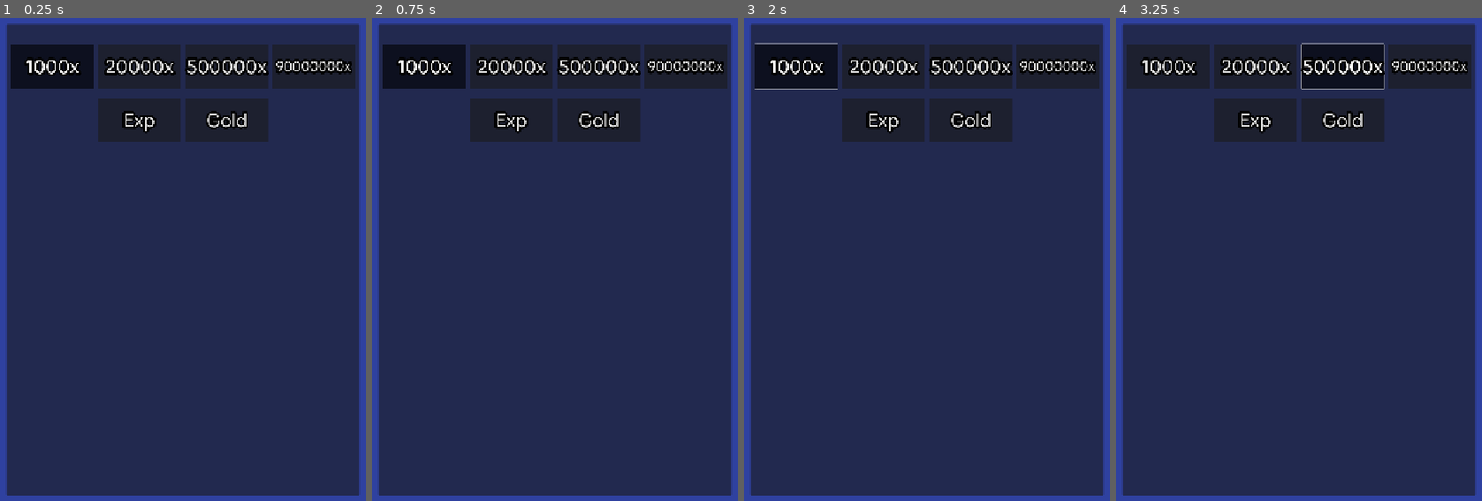
Above: before the commit, frames 1-4 (left to right).
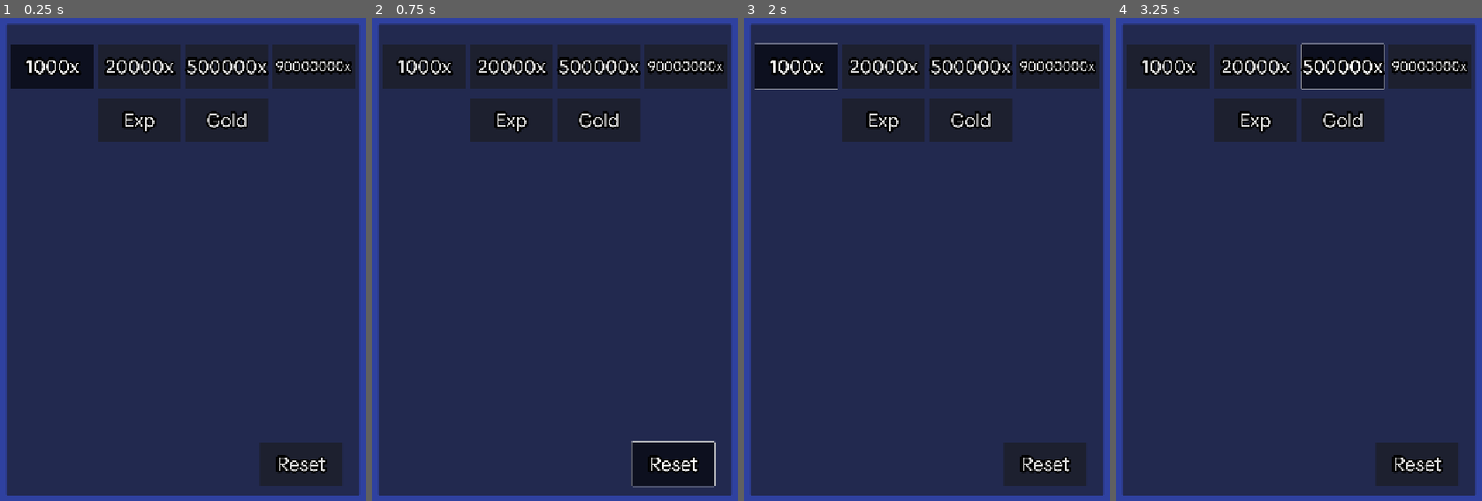
Above: after the commit, the same moments.

Repository: Nano95/project_RUNES
Game: Godot game, scene res://Scenes/DebugPanel.tscn
Same seed, same stepped clock (60 frames per second), same inputs: the game is played once before the commit and once after it. This scene is started directly instead of the project's main scene.
Inputs (mouse positions are in pixels of both pictures, inside the frame that each line leads up to):
- Up to frame 1 (0.25 s): no input
- Up to frame 2 (0.75 s): click (672, 462) at 0.5 s, where only the run after the commit has a clickable "Reset"
- Up to frame 3 (2 s): click "1000x" at 1.25 s
- Up to frame 4 (3.25 s): click "20000x" at 2 s; click "500000x" at 2.75 s

The runs differ from the first frame. In frame 1, 2.0% of the frame differs, in the area x 71-94%, y 87-97%; in frame 2, 2.4%, in the area x 7-94%, y 8-98%; in frame 3, 2.0%; in frame 4, 2.0%.
Error after the commit: Invalid call. Nonexistent function 'spawn_to_top_ui_layer' in base 'Nil'. (res://Scripts/DebugPanel.gd:68)

Commit message:
Added a reset data button

Diff:
--- /dev/null
+++ b/Scenes/ConfirmationPanel.tscn
@@ -0,0 +1,119 @@
+[gd_scene load_steps=9 format=3 uid="uid://du5vvoc8xc6j8"]
+
+[ext_resource type="Script" uid="uid://bsjn7x8wbef4f" path="res://Scripts/ConfirmationPanel.gd" id="1_uquxi"]
+[ext_resource type="Shader" uid="uid://bd2x5ino2w7yq" path="res://Shaders/Blur.gdshader" id="2_gy5pk"]
+[ext_resource type="PackedScene" path="res://Scenes/MyLabel.tscn" id="3_m6xbl"]
+[ext_resource type="Shader" path="res://Shaders/ArcadeFlash.gdshader" id="4_40jii"]
+[ext_resource type="FontFile" uid="uid://dkwdv1gjlxyfy" path="res://TikTokSans_24pt-Regular.ttf" id="5_wsfxt"]
+
+[sub_resource type="ShaderMaterial" id="ShaderMaterial_6elt3"]
+resource_local_to_scene = true
+shader = ExtResource("4_40jii")
+shader_parameter/time = 4.750000002218258e-07
+shader_parameter/activate = false
+
+[sub_resource type="ShaderMaterial" id="ShaderMaterial_rjptq"]
+resource_local_to_scene = true
+shader = ExtResource("4_40jii")
+shader_parameter/time = 4.750000002218258e-07
+shader_parameter/activate = false
+
+[sub_resource type="ShaderMaterial" id="ShaderMaterial_f4pl4"]
+shader = ExtResource("2_gy5pk")
+shader_parameter/lod = 1.674000079515
+
+[node name="ConfirmationPanel" type="Control"]
+layout_mode = 3
+anchors_preset = 8
+anchor_left = 0.5
+anchor_top = 0.5
+anchor_right = 0.5
+anchor_bottom = 0.5
+grow_horizontal = 2
+grow_vertical = 2
+script = ExtResource("1_uquxi")
+
+[node name="Exitbutton" type="Button" parent="."]
+self_modulate = Color(1, 1, 1, 0)
+layout_mode = 1
+anchors_preset = 15
+anchor_right = 1.0
+anchor_bottom = 1.0
+offset_left = -778.0
+offset_top = -852.0
+offset_right = 777.0
+offset_bottom = 860.0
+grow_horizontal = 2
+grow_vertical = 2
+
+[node name="Panel" type="Panel" parent="."]
+layout_mode = 1
+anchors_preset = 8
+anchor_left = 0.5
+anchor_top = 0.5
+anchor_right = 0.5
+anchor_bottom = 0.5
+offset_left = -339.5
+offset_top = -256.5
+offset_right = 339.5
+offset_bottom = 256.5
+grow_horizontal = 2
+grow_vertical = 2
+
+[node name="Title" parent="Panel" instance=ExtResource("3_m6xbl")]
+material = SubResource("ShaderMaterial_6elt3")
+layout_mode = 0
+offset_left = 1.0
+offset_top = 43.0
+offset_right = 1252.8518
+offset_bottom = 180.0
+scale = Vector2(0.54, 0.54)
+text = "<set title>"
+horizontal_alignment = 1
+vertical_alignment = 1
+
+[node name="Description" parent="Panel" instance=ExtResource("3_m6xbl")]
+material = SubResource("ShaderMaterial_rjptq")
+layout_mode = 0
+offset_left = 6.0
+offset_top = 157.0
+offset_right = 2236.0002
+offset_bottom = 853.6666
+text = "<SomeDescription>"
+horizontal_alignment = 1
+vertical_alignment = 1
+
+[node name="yes" type="Button" parent="Panel"]
+layout_mode = 0
+offset_left = 120.99999
+offset_top = 384.0
+offset_right = 321.0
+offset_bottom = 522.00006
+scale = Vector2(0.7, 0.7)
+theme_override_constants/outline_size = 30
+theme_override_fonts/font = ExtResource("5_wsfxt")
+theme_override_font_sizes/font_size = 100
+text = "Yes"
+
+[node name="no" type="Button" parent="Panel"]
+layout_mode = 0
+offset_left = 402.0
+offset_top = 384.0
+offset_right = 602.0
+offset_bottom = 522.00006
+scale = Vector2(0.7, 0.7)
+theme_override_constants/outline_size = 30
+theme_override_fonts/font = ExtResource("5_wsfxt")
+theme_override_font_sizes/font_size = 100
+text = "No"
+icon_alignment = 1
+expand_icon = true
+
+[node name="ColorRect" type="ColorRect" parent="."]
+visible = false
+material = SubResource("ShaderMaterial_f4pl4")
+layout_mode = 0
+offset_left = 2.0
+offset_top = 361.0
+offset_right = 722.0
+offset_bottom = 941.0
--- a/Scenes/DebugPanel.tscn
+++ b/Scenes/DebugPanel.tscn
@@ -1,8 +1,9 @@
-[gd_scene load_steps=6 format=3 uid="uid://dq67y5pmx8adc"]
+[gd_scene load_steps=7 format=3 uid="uid://dq67y5pmx8adc"]
 
 [ext_resource type="Script" uid="uid://dwwd78td8c38m" path="res://Scripts/DebugPanel.gd" id="1_28dv6"]
 [ext_resource type="ButtonGroup" uid="uid://br2b15cqpspy" path="res://Resources/StatsButtonQty.tres" id="2_n44sy"]
 [ext_resource type="Shader" uid="uid://bd2x5ino2w7yq" path="res://Shaders/Blur.gdshader" id="3_imyrc"]
+[ext_resource type="PackedScene" uid="uid://du5vvoc8xc6j8" path="res://Scenes/ConfirmationPanel.tscn" id="3_n44sy"]
 [ext_resource type="FontFile" uid="uid://dkwdv1gjlxyfy" path="res://TikTokSans_24pt-Regular.ttf" id="4_o7tuo"]
 
 [sub_resource type="ShaderMaterial" id="ShaderMaterial_kbq37"]
@@ -16,6 +17,7 @@
 grow_horizontal = 2
 script = ExtResource("1_28dv6")
 button_group = ExtResource("2_n44sy")
+confirmation_panel = ExtResource("3_n44sy")
 btn1000 = NodePath("ColorRect/Panel/Control/qtyBtn1")
 btn20000 = NodePath("ColorRect/Panel/Control/qtyBtn2")
 btn500000 = NodePath("ColorRect/Panel/Control/qtyBtn3")
@@ -174,3 +176,21 @@
 toggle_mode = true
 button_group = ExtResource("2_n44sy")
 text = "Gold"
+
+[node name="resetBtn" type="Button" parent="ColorRect/Panel/Control"]
+layout_mode = 1
+anchors_preset = 5
+anchor_left = 0.5
+anchor_right = 0.5
+offset_left = 139.0
+offset_top = 756.0
+offset_right = 440.0
+offset_bottom = 916.0
+grow_horizontal = 2
+scale = Vector2(0.5, 0.5)
+theme_override_constants/outline_size = 30
+theme_override_fonts/font = ExtResource("4_o7tuo")
+theme_override_font_sizes/font_size = 70
+toggle_mode = true
+button_group = ExtResource("2_n44sy")
+text = "Reset"
--- /dev/null
+++ b/Scripts/ConfirmationPanel.gd
@@ -0,0 +1,18 @@
+extends Control
+class_name ConfirmationPanel
+
+var yes_cta:Callable
+
+func _ready() -> void:
+	Utils.animate_summary_in_happy(self)
+
+func setup(yes:Callable, title:String, desc:String) -> void:
+	yes_cta = yes
+	$Panel/Title.text = title
+	$Panel/Description.text = desc
+	$Panel/yes.pressed.connect(yes)
+	$Exitbutton.pressed.connect(close_panel)
+	$Panel/no.pressed.connect(close_panel)
+
+func close_panel() -> void:
+	Utils.animate_summary_out_and_free(self)
--- a/Scripts/DebugPanel.gd
+++ b/Scripts/DebugPanel.gd
@@ -2,6 +2,7 @@
 class_name DebugPanel
 
 @export var button_group:ButtonGroup
+@export var confirmation_panel:PackedScene
 var qty_multiplier:int = 1000
 
 @export var btn1000:Button
@@ -29,6 +30,7 @@
 	exp_btn.pressed.connect(give_exp)
 	gold_btn.pressed.connect(give_gold)
 	$backdropButton.pressed.connect(delete_debug)
+	$ColorRect/Panel/Control/resetBtn.pressed.connect(spawn_reset_panel)
 
 func delete_debug() -> void:
 	queue_free()
@@ -58,3 +60,13 @@
 			qty_multiplier = 1000
 
 	print("-debug multi: ", qty_multiplier)
+
+
+func spawn_reset_panel() -> void:
+	var panel = confirmation_panel.instantiate()
+	panel.setup(reset_game, "Reset game", "Warning! If you press yes, you will reset all of your data!")
+	main_node.spawn_to_top_ui_layer(panel)
+
+func reset_game() -> void:
+	main_node.reset_data()
+	get_tree().reload_current_scene()
--- a/Scripts/Main.gd
+++ b/Scripts/Main.gd
@@ -243,8 +243,14 @@
 		print("No save or backup found. Creating new player data.")
 		reset_data()
 
+# ⚠️ Do NOT replace the entire game_data resource.
+# Reloading the scene does NOT reset autoloads, so any script holding a
+# reference to the old game_data will keep pointing to that stale object.
+# This causes dangling references, broken signals, and UI desync.
+# Instead, reset the existing game_data fields in-place to keep all references valid.
+# which may explain the bug in Idle Expedition when resetting and muting the game or something
 func reset_data() -> void:
-	# create new 'player_data' object and replace the previous save data
+	# create new 'game_data' object and replace the previous save data
 	game_data = SaveData.new()
 	verify_save_directory(save_data_path)
 	ResourceSaver.save(game_data, save_data_path + save_data_name)
--- a/Scripts/Resources/SaveData.gd
+++ b/Scripts/Resources/SaveData.gd
@@ -174,3 +174,73 @@
 			total_runes_obtained[rune_name] += qty
 		else:
 			total_runes_obtained[rune_name] = qty
+
+func reset_data() -> void:
+	rune_inv = { # Start pack
+	"Arcane Cross": 100,
+	"Arcane Explosion": 80,
+	"Arcane Strike": 250,
+	"Light Healing": 25
+}
+	current_level = 1
+	total_exp = 0 # true am
+	current_exp = 0 # Drive
+	total_gold = 0
+	current_gold = 0
+	total_essences = {
+		"arcane": 0,
+		"fire": 0,
+		"ice": 0,
+		"earth": 0,
+		"electric": 0
+	}
+	current_essences = {
+		"arcane": 0,
+		"fire": 0,
+		"ice": 0,
+		"earth": 0,
+		"electric": 0
+	}
+	selected_battle_runes = {
+		"slot1": null,
+		"slot2": null,
+		"slot3": null,
+		"slot4": null,
+		"slot5": null,
+		"slot6": null,
+		"slot7": null,
+		"slot8": null,
+	}
+	offline_runes = {
+		"slot1": null,
+		"slot2": null,
+		"slot3": null,
+		"slot4": null,
+		"slot5": null,
+		"slot6": null
+	}
+	offline_rune_timestamps = {
+		"slot1": 0,
+		"slot2": 0,
+		"slot3": 0,
+		"slot4": 0,
+		"slot5": 0,
+		"slot6": 0
+	}
+	unlocked_monster_families = {
+		"slimes": false,
+		"orcs": false,
+		"sandlings": false,
+		"dwarves": false,
+	}
+	available_ap = 0
+	base_stats = { "health": 10, "focus": 10, "power": 10, "luck": 10 }
+	allocated_stats = { "health": 0, "focus": 0, "power": 0, "luck": 0 }
+
+	# STATS
+	runes_used = 0
+	enemies_killed = 0
+	total_runes_obtained = {}
+	current_run_runes_obtained = {}
+	total_monster_kills = {}
+	total_run_monster_kills = {}
Not shown, added: Scripts/ConfirmationPanel.gd.uid
